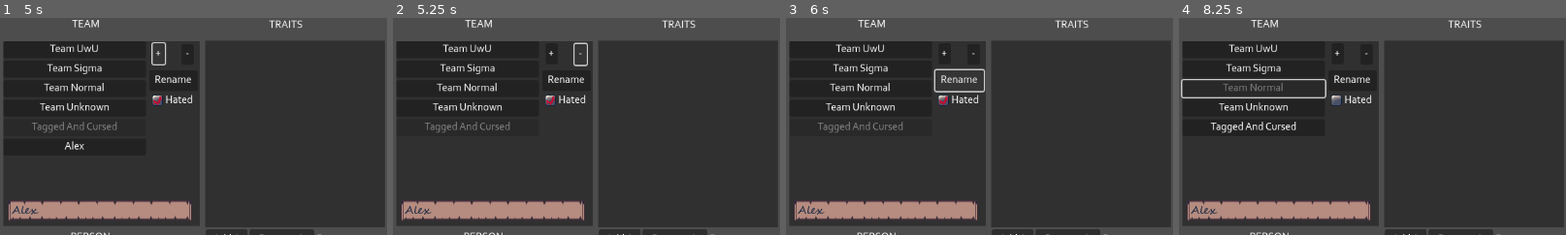
Above: before the commit, frames 1-4 (left to right).
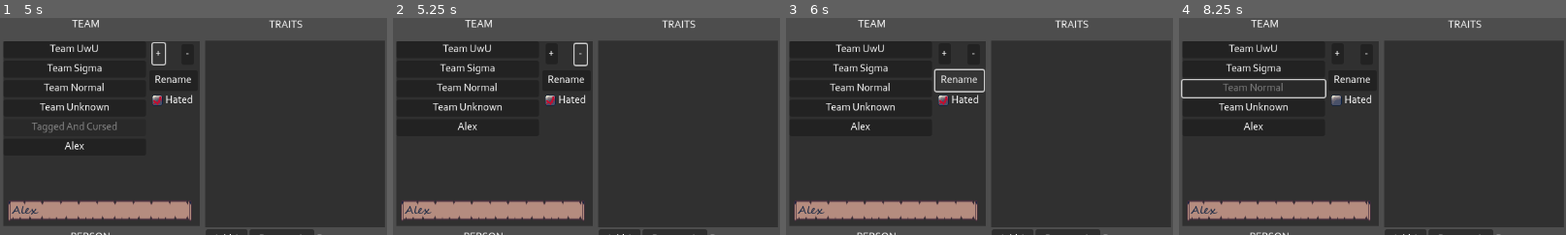
Above: after the commit, the same moments.

Repository: pivinx1/the-progressbar-games
Game: Godot game, scene res://main.tscn
Same seed, same stepped clock (60 frames per second), same inputs: the game is played once before the commit and once after it.
Inputs (mouse positions are % of the whole screen's width and height, from its top left):
- Up to frame 1 (5 s): click (13, 45) at 0.52 s; type "Alex" at 0.6 s; click (68, 19) at 0.75 s; type "Alex" at 0.83 s; click "Team UwU" at 1.25 s; click "Team Sigma" at 2 s; click "Team Unknown" at 2.75 s; click "Tagged And Cursed" at 3.5 s; click "+" at 4.25 s
- Up to frame 2 (5.25 s): click "-" at 5 s
- Up to frame 3 (6 s): click "Rename" at 5.75 s
- Up to frame 4 (8.25 s): click "Hated" at 6.5 s; click "Hated" at 7.25 s; click "Team Normal" at 8 s
The pictures show only the part of the screen within x 0-50%, y 1-51%; the shares and areas given below are measured in that part.

Frame 1 is identical in both runs. In frame 2, 0.4% of the frame differs, in the area x 8-31%, y 47-54%; in frame 3, 0.4%; in frame 4, 0.5%.

Commit message:
move team code to another place. oh and traits

Diff:
--- a/main.tscn
+++ b/main.tscn
@@ -1,8 +1,8 @@
 [gd_scene load_steps=19 format=3 uid="uid://cxayalg56lxxq"]
 
 [ext_resource type="Theme" uid="uid://b48hn2nvb4mhj" path="res://other/theme.tres" id="1_2u7vi"]
-[ext_resource type="Script" path="res://main.gd" id="1_5i5u5"]
 [ext_resource type="Texture2D" uid="uid://31saiowboqgh" path="res://images/male.png" id="2_qeaqh"]
+[ext_resource type="Script" path="res://teams.gd" id="3_wo6sl"]
 [ext_resource type="Texture2D" uid="uid://bqbfuromqryhh" path="res://images/female.png" id="3_yf4do"]
 [ext_resource type="Texture2D" uid="uid://b5w0bttkryivs" path="res://images/idk.png" id="4_mg07t"]
 [ext_resource type="Texture2D" uid="uid://c2gkvgoc4gp16" path="res://images/person.png" id="5_lwbbt"]
@@ -36,7 +36,7 @@
 [sub_resource type="StyleBoxFlat" id="StyleBoxFlat_kdeen"]
 bg_color = Color(0, 1, 0.156863, 1)
 
-[node name="Control" type="Control" node_paths=PackedStringArray("team_text_box", "team_box", "team_hated_box")]
+[node name="Control" type="Control"]
 layout_mode = 3
 anchors_preset = 15
 anchor_right = 1.0
@@ -44,13 +44,9 @@
 grow_horizontal = 2
 grow_vertical = 2
 theme = ExtResource("1_2u7vi")
-script = ExtResource("1_5i5u5")
-team_text_box = NodePath("Teams/Text")
-team_box = NodePath("Teams/VBoxContainer")
-team_hated_box = NodePath("Teams/Hated")
 metadata/_edit_lock_ = true
 
-[node name="Teams" type="Panel" parent="."]
+[node name="Teams" type="Panel" parent="." node_paths=PackedStringArray("team_text_box", "team_box", "team_hated_box")]
 layout_mode = 1
 anchors_preset = 9
 anchor_bottom = 1.0
@@ -59,6 +55,10 @@
 offset_right = 297.0
 offset_bottom = -331.0
 grow_vertical = 2
+script = ExtResource("3_wo6sl")
+team_text_box = NodePath("Text")
+team_box = NodePath("VBoxContainer")
+team_hated_box = NodePath("Hated")
 
 [node name="VBoxContainer" type="VBoxContainer" parent="Teams"]
 layout_mode = 1
@@ -589,8 +589,8 @@
 theme_override_styles/hover = SubResource("StyleBoxFlat_kdeen")
 text = "JUST START THE GAME ALREADY!!!!!!"
 
-[connection signal="pressed" from="Teams/Add" to="." method="_on_team_add_pressed"]
-[connection signal="pressed" from="Teams/Remove" to="." method="_on_team_remove_pressed"]
-[connection signal="pressed" from="Teams/Rename" to="." method="_on_team_rename_pressed"]
-[connection signal="pressed" from="Teams/Hated" to="." method="_on_team_hated_pressed"]
+[connection signal="pressed" from="Teams/Add" to="Teams" method="_on_team_add_pressed"]
+[connection signal="pressed" from="Teams/Remove" to="Teams" method="_on_team_remove_pressed"]
+[connection signal="pressed" from="Teams/Rename" to="Teams" method="_on_team_rename_pressed"]
+[connection signal="pressed" from="Teams/Hated" to="Teams" method="_on_team_hated_pressed"]
 [connection signal="pressed" from="Panel/Music" to="AudioStreamPlayer" method="_on_music_pressed"]
--- a/main.gd
+++ b/teams.gd
@@ -1,4 +1,4 @@
-extends Control
+extends Panel
 
 var teams = {}
 var people = {}
@@ -9,11 +9,8 @@
 
 func has_letters(your_string):
 	var regex = RegEx.new()
-	regex.compile("[a-zA-Z]+")
-	if regex.search(str(your_string)):
-		return true
-	else:
-		return false
+	regex.compile("[a-zA-Z0-9]+")
+	return regex.search(str(your_string))
 
 func _on_team_btn_pressed(button):
 	selected_team = button.text
@@ -23,7 +20,7 @@
 		team_hated_box.button_pressed = teams[selected_team]["hated"]
 	print(selected_team)
 
-func add_team(team: String = "???", add_button: bool = true):
+func add_team(team: String = "???", select: bool = false, add_button: bool = true):
 	if !has_letters(team):
 		team = "Nil and Void Team"
 	if !teams.has(team):
@@ -32,18 +29,19 @@
 			teams[team]["button"].text = team
 			teams[team]["button"].pressed.connect(self._on_team_btn_pressed.bind(teams[team]["button"]))
 			team_box.add_child(teams[team]["button"])
-		selected_team = team
+			if select:
+				_on_team_btn_pressed(teams[team]["button"])
 		print(teams)
-	else:
-		printerr("")
+
 
 func rename_team(team: String = "???", name: String = "Name"):
+	if !has_letters(name):
+		name = "Nil And Void"
 	if teams.has(team) and !teams.has(name):
-		add_team(name,false)
+		add_team(name,true,false)
 		teams[name] = teams[team].duplicate(true)
 		remove_team(team,false)
 		teams[name]["button"].text = name
-		_on_team_btn_pressed(teams[name]["button"])
 
 func remove_team(team: String = "???", remove_button: bool = true):
 	if teams.has(team):
@@ -51,8 +49,6 @@
 			teams[team]["button"].queue_free()
 		teams.erase(team)
 		print(teams)
-	else:
-		printerr("Didn't find team " + team)
 
 func _on_team_add_pressed():
 	add_team(team_text_box.text)
--- a/things.gd
+++ b/things.gd
@@ -4,6 +4,7 @@
 	GOOD,
 	NEUTRAL,
 	NEGATIVE,
+	SPECIES,
 }
 enum ItemType {
 	FIREARM,
@@ -32,6 +33,8 @@
 			"happiness" = 0.0,
 			"suicidal" = 0.0,
 			"inventor" = 0.0,
+			"devious" = 0.0,
+			"medical" = 0.0
 		},
 	},
 	"traits" = {
@@ -40,8 +43,29 @@
 			"description" = "Finds more loot.",
 			"points" = 4,
 			"type" = TraitType.GOOD,
+			"effects" = {"luck" = 5},
+			"icon" = "res://images/lucky.png"
+		},
+		"cute" = {
+			"name" = "Cute",
+			"description" = "People will like you more.",
+			"points" = 4,
+			"type" = TraitType.GOOD,
+			"effects" = {"cuteness" = 5},
+			"icon" = "res://images/cute.png"
+		},
+		"catperson" = {
+			"name" = "Catperson",
+			"description" = "Kind, cute, but bad at fighting.",
+			"points" = 4,
+			"type" = TraitType.SPECIES,
+			"icon" = "res://images/catperson.png",
 			"effects" = {
-				"luck" = 5
+				"cuteness" = 5,
+				"pacifism" = 2.5,
+				"kindness" = 5,
+				"firearms" = -5,
+				"melee" = -5
 			},
 		},
 	},
Binary file added: images/cute.png
Not shown, added: images/cute.png.import
Binary file added: images/lucky.png
Not shown, added: images/lucky.png.import
